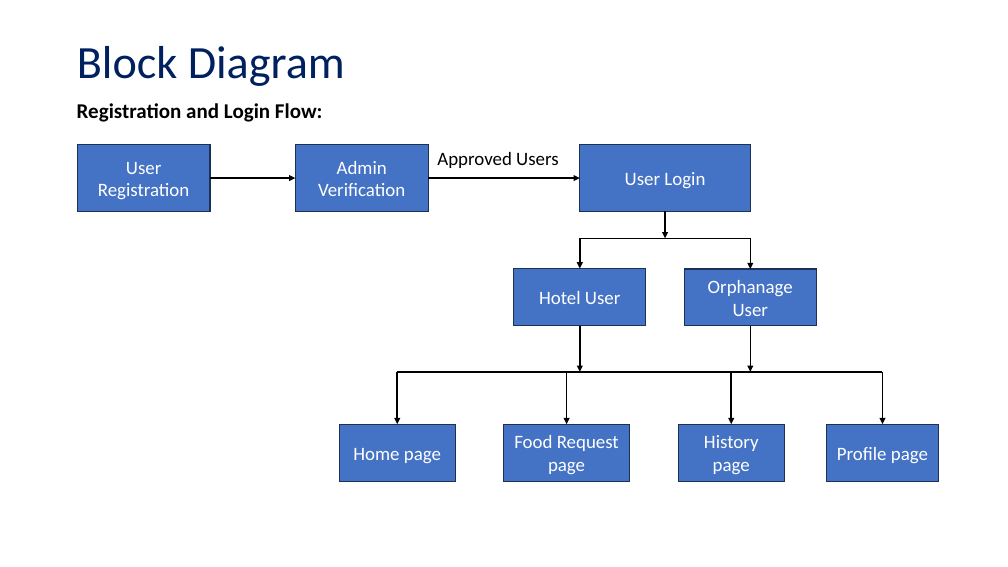
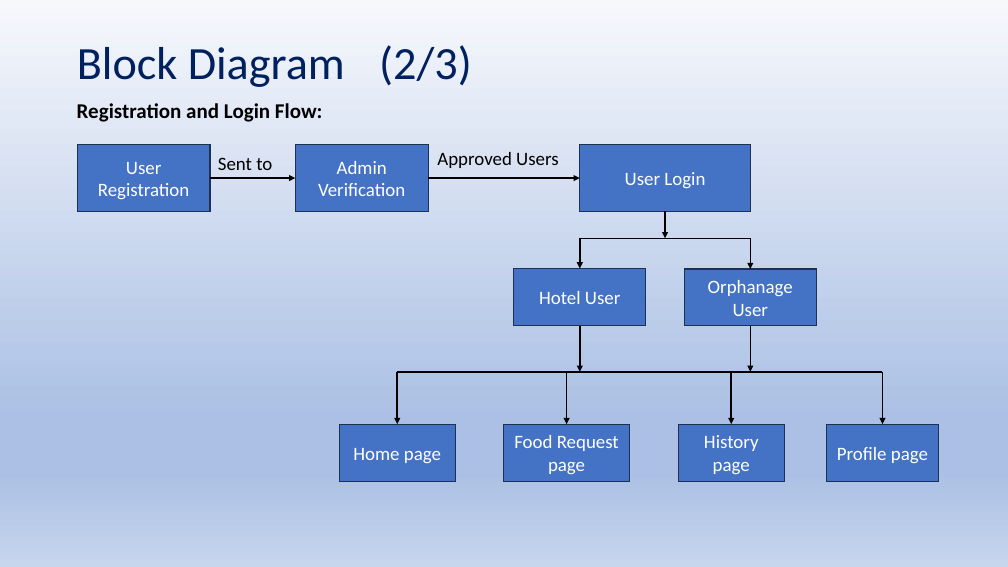
Before and after one commit to Sriram-V-99/MCA-Project-, a slide deck: slide 11 of FoodBridge_v02.pptx. Drawn at 1008x567 pixels with LibreOffice and Linux fonts; fonts in the diff are those of the drawing. Boxes give left, top, right and bottom in pixels: in the first picture for what was removed or moved away, otherwise in the second. Text is boxed around its words. In the diff, an @@ line names an element or a change of style, - is before the commit and + after.

```diff
--- a/FoodBridge_v02.pptx
+++ b/FoodBridge_v02.pptx
@@ background #FFFFFF to gradient #F6F8FC to #ABC0E4 to #C7D5ED @@
@@ title at <box>77,45,472,87</box>: text changed @@
-Block Diagram
+Block Diagram (2/3)
@@ text added at <box>218,157,272,170</box>, 18 pt, text #000000 @@
+Sent to
```
Also in this commit, not shown: 14 other slides changed, 1 slide added.
